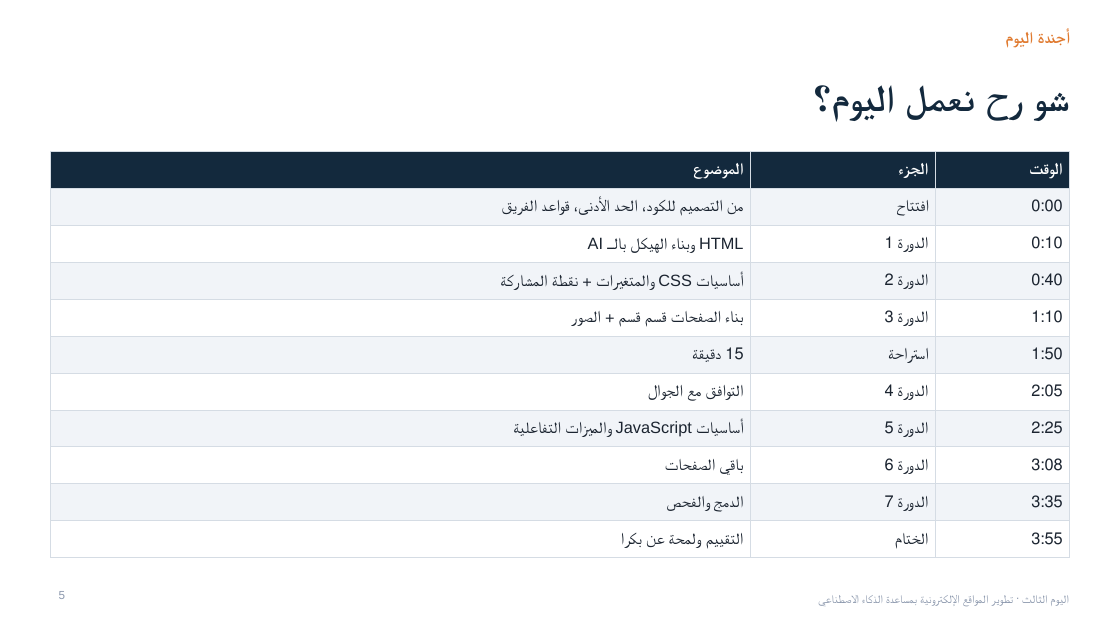
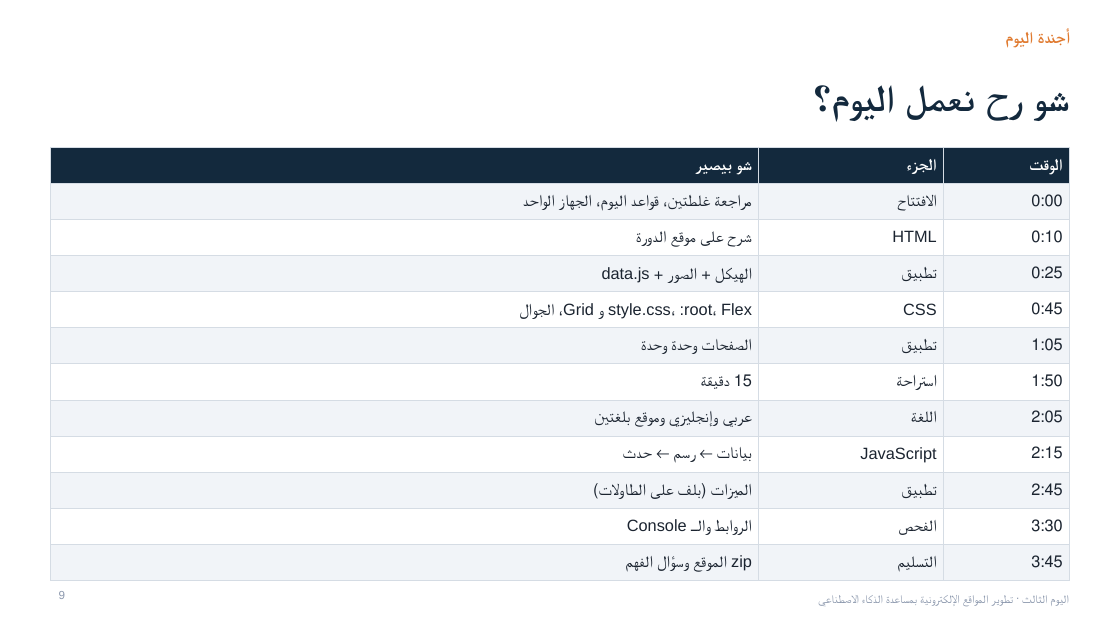
Before and after one commit to husam2304/web-ai-course, a slide deck: slide 9 of decks/out/اليوم-الثالث-بناء-الموقع.pptx (slide 5 before the commit). Drawn at 1120x630 pixels with LibreOffice and Linux fonts; fonts in the diff are those of the drawing. Boxes give left, top, right and bottom in pixels: in the first picture for what was removed or moved away, otherwise in the second. Text is boxed around its words. In the diff, an @@ line names an element or a change of style, - is before the commit and + after.

```diff
--- a/decks/out/اليوم-الثالث-بناء-الموقع.pptx
+++ b/decks/out/اليوم-الثالث-بناء-الموقع.pptx
@@ table at <box>50,147,1070,576</box> @@
-row 1: الموضوع | الجزء | الوقت
-row 2: من التصميم للكود، الحد الأدنى، قواعد الفريق | افتتاح | 0:00
-row 3: HTML وبناء الهيكل بالـ AI | الدورة 1 | 0:10
-row 4: أساسيات CSS والمتغيرات + نقطة المشاركة | الدورة 2 | 0:40
-row 5: بناء الصفحات قسم قسم + الصور | الدورة 3 | 1:10
+row 1: شو بيصير | الجزء | الوقت
+row 2: مراجعة غلطتين، قواعد اليوم، الجهاز الواحد | الافتتاح | 0:00
+row 3: شرح على موقع الدورة | HTML | 0:10
+row 4: الهيكل + الصور + data.js | تطبيق | 0:25
+row 5: style.css، :root، Flex و Grid، الجوال | CSS | 0:45
+row 6: الصفحات وحدة وحدة | تطبيق | 1:05
-row 8, column 1: التوافق مع الجوال
+row 8, column 1: عربي وإنجليزي وموقع بلغتين
-row 8, column 2: الدورة 4
+row 8, column 2: اللغة
-row 8: أساسيات JavaScript والميزات التفاعلية | الدورة 5 | 2:25
+row 9: بيانات ← رسم ← حدث | JavaScript | 2:15
-row 9: باقي الصفحات | الدورة 6 | 3:08
+row 10: الميزات (بلف على الطاولات) | تطبيق | 2:45
-row 10: الدمج والفحص | الدورة 7 | 3:35
+row 11: الروابط والـ Console | الفحص | 3:30
-row 11: التقييم ولمحة عن بكرا | الختام | 3:55
+row 12: zip الموقع وسؤال الفهم | التسليم | 3:45
@@ table: place and size @@
-table at <box>50,151,1070,553</box>
+table at <box>50,147,1070,576</box>
```
Also in this commit, not shown: 5 other slides changed, 42 slides added, 45 slides removed, 1 other file.
